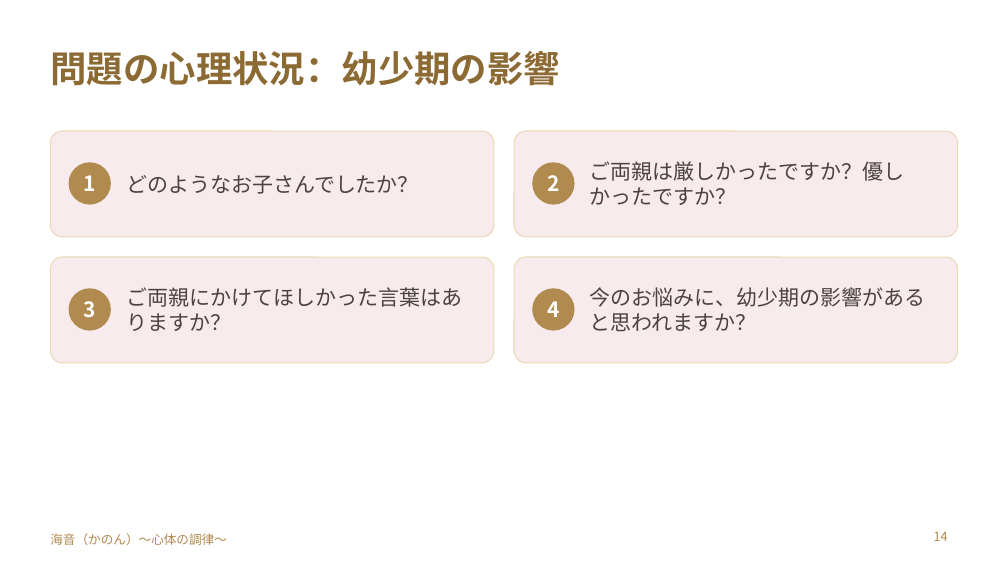
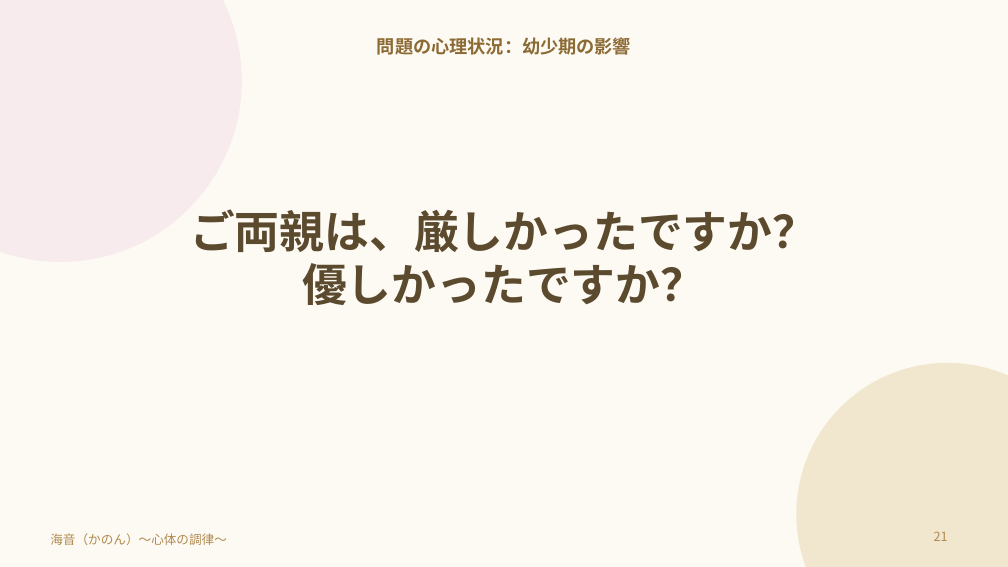
Before and after one commit to y-takahashi-cmd/MyBrain, a slide deck: slide 21 of 20_Projects/海音_心体の調律/単発/仁部あきえさん/20261028_仁部あきえさん_お金のブロック単発セッション.pptx (slide 14 before the commit). Drawn at 1008x567 pixels with LibreOffice and Linux fonts; fonts in the diff are those of the drawing. Boxes give left, top, right and bottom in pixels: in the first picture for what was removed or moved away, otherwise in the second. Text is boxed around its words. In the diff, an @@ line names an element or a change of style, - is before the commit and + after.

```diff
--- a/20_Projects/海音_心体の調律/単発/仁部あきえさん/20261028_仁部あきえさん_お金のブロック単発セッション.pptx
+++ b/20_Projects/海音_心体の調律/単発/仁部あきえさん/20261028_仁部あきえさん_お金のブロック単発セッション.pptx
@@ background #FFFFFF to #FDFAF4 @@
@@ ellipse added at box(0, 0, 242, 262), fill #F8EBEE @@
@@ text "問題の心理状況：幼少期の影響" at box(377, 37, 631, 55): size 26 to 13 pt; alignment left to centre; vertical alignment middle to top @@
@@ rounded rectangle removed at box(50, 131, 494, 237) @@
@@ rounded rectangle removed at box(514, 131, 958, 237) @@
@@ ellipse removed at box(69, 162, 111, 205) @@
@@ text removed at box(84, 175, 96, 191) @@
-1
@@ text removed at box(126, 175, 419, 194) @@
-どのようなお子さんでしたか？
@@ ellipse removed at box(532, 162, 575, 205) @@
@@ text removed at box(547, 175, 559, 191) @@
-2
@@ title at box(190, 209, 817, 305): text changed; size 15 to 32 pt; text colour #4A4440 to #5C4A2E; bold on @@
-ご両親は厳しかったですか？優しかったですか？
+ご両親は、厳しかったですか？
+優しかったですか？
@@ rounded rectangle removed at box(50, 257, 494, 363) @@
@@ rounded rectangle removed at box(514, 257, 958, 363) @@
@@ ellipse removed at box(69, 288, 111, 331) @@
@@ text removed at box(126, 287, 462, 331) @@
-ご両親にかけてほしかった言葉はありますか？
@@ ellipse removed at box(532, 288, 575, 331) @@
@@ text removed at box(590, 287, 925, 332) @@
-今のお悩みに、幼少期の影響があると思われますか？
@@ text removed at box(84, 301, 96, 318) @@
-3
@@ text removed at box(547, 301, 559, 317) @@
-4
@@ ellipse added at box(796, 363, 1008, 567), fill #E9D9B6 at 60% opacity @@
@@ page number at box(934, 531, 948, 541): text changed @@
-14
+21
```
Also in this commit, not shown: 14 other slides changed, 25 slides added, 7 slides removed.
